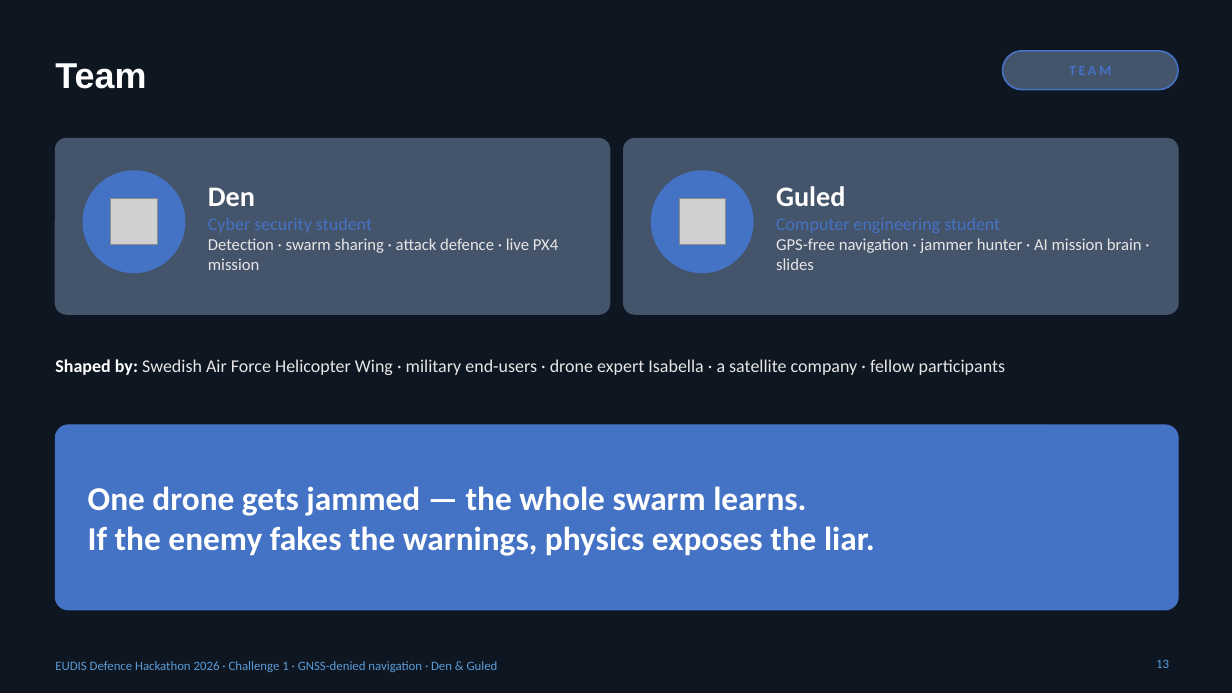
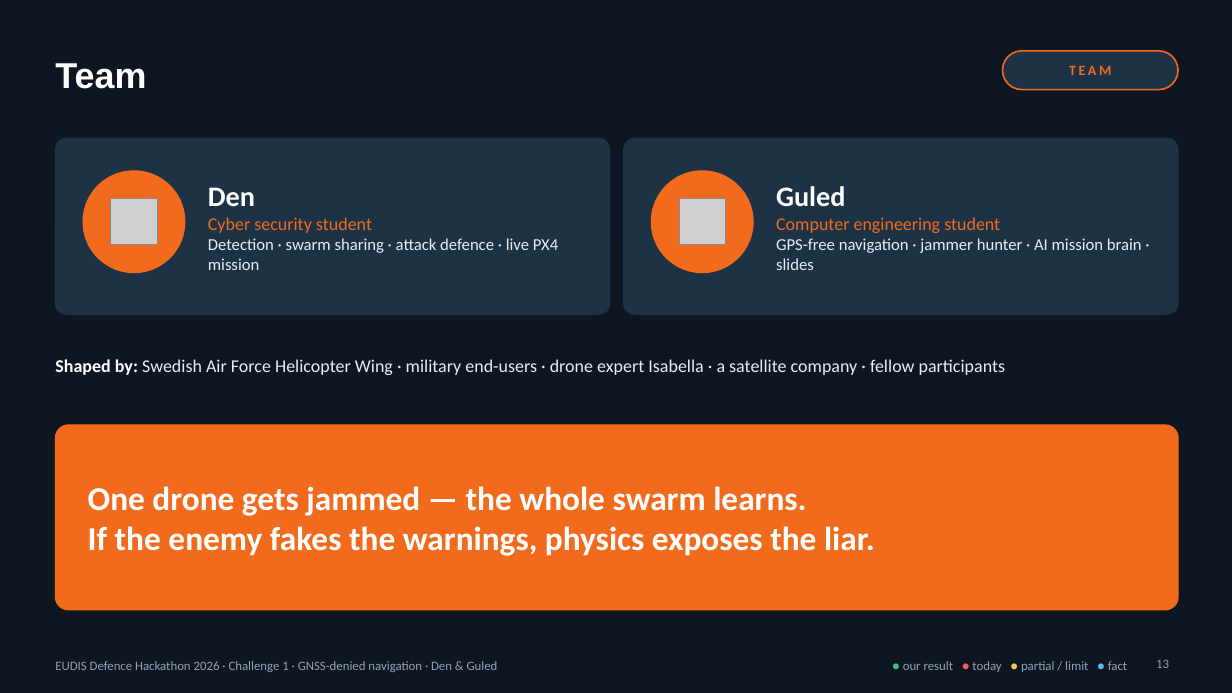
Before and after one commit to Mattheuszu/eudis-challenge1, a slide deck: slide 13 of pitch/GPS_Under_Attack_pitch.pptx. Drawn at 1232x693 pixels with LibreOffice and Linux fonts; fonts in the diff are those of the drawing; grey boxes stand for pictures. Boxes give left, top, right and bottom in pixels: in the first picture for what was removed or moved away, otherwise in the second. Text is boxed around its words. In the diff, an @@ line names an element or a change of style, - is before the commit and + after.

```diff
--- a/pitch/GPS_Under_Attack_pitch.pptx
+++ b/pitch/GPS_Under_Attack_pitch.pptx
@@ rounded rectangle at [1003, 51, 1178, 90]: fill #44546A to #1E3246; outline #4472C4 1.25 pt to #F26B1D 1.25 pt @@
@@ text added at [1069, 66, 1111, 75], 11 pt, text #F26B1D, bold @@
+TEAM
@@ rounded rectangle at [55, 139, 610, 314]: fill #44546A to #1E3246; outline #44546A 1 pt to #1E3246 1 pt @@
@@ rounded rectangle at [624, 139, 1178, 314]: fill #44546A to #1E3246; outline #44546A 1 pt to #1E3246 1 pt @@
@@ text at [208, 238, 558, 270]: text colour #4472C4 to #F26B1D in "Cyber security student"; text colour #E7E6E6 to #E8EDF2 in "Detection · swarm sharing · attack defence ..." @@
@@ text at [776, 238, 1142, 270]: text colour #4472C4 to #F26B1D in "Computer engineering student"; text colour #E7E6E6 to #E8EDF2 in "GPS-free navigation · jammer hunter · AI ..." @@
@@ fill #4472C4 to #F26B1D; outline #4472C4 1 pt to #F26B1D 1 pt in 3 elements at [83, 171, 185, 273], [652, 171, 753, 273], [55, 425, 1178, 610] @@
@@ text "EUDIS Defence Hackathon 2026 · ..." at [55, 661, 498, 672]: text colour #5B9BD5 to #93A1B3 @@
@@ page number at [1156, 660, 1169, 668]: text colour #5B9BD5 to #93A1B3 @@
@@ text added at [903, 661, 1127, 672], 10 pt, text #93A1B3 @@
+● our result ● today ● partial / limit ● fact
```
Also in this commit, not shown: 12 other slides changed, 2 other files.
